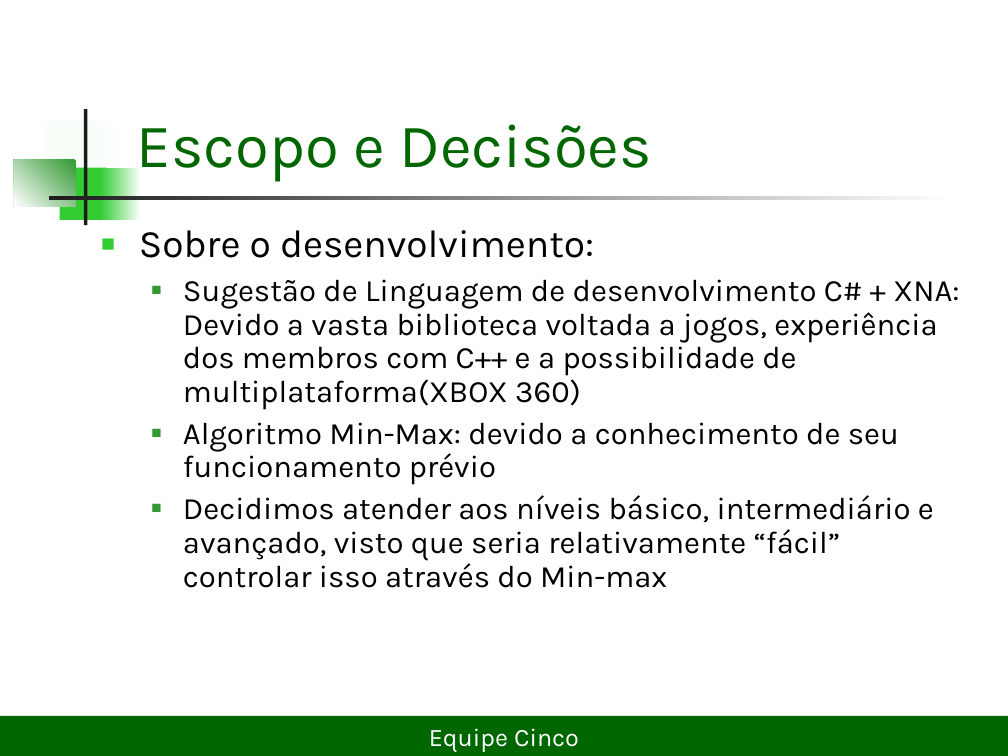
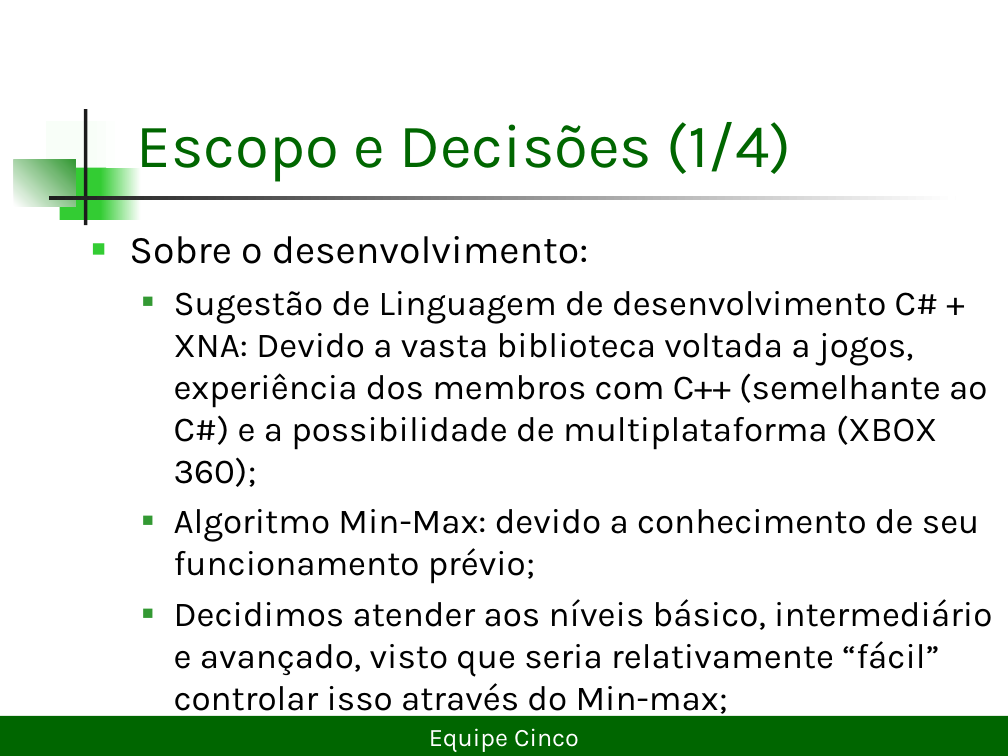
Before and after one commit to lDarthKill/xadrez-es2-compuff, a slide deck: slide 5 of Documentos/Projeto Xadrez.ppt (slide 4 before the commit). Drawn at 1008x756 pixels with LibreOffice and Linux fonts; fonts in the diff are those of the drawing. Boxes give left, top, right and bottom in pixels: in the first picture for what was removed or moved away, otherwise in the second. Text is boxed around its words. In the diff, an @@ line names an element or a change of style, - is before the commit and + after.

```diff
--- a/Documentos/Projeto Xadrez.ppt
+++ b/Documentos/Projeto Xadrez.ppt
@@ title at <box>137,122,792,182</box>: text changed @@
-Escopo e Decisões
+Escopo e Decisões (1/4)
@@ text "Sobre o desenvolvimento:": place and size @@
-text "Sobre o desenvolvimento:" at <box>139,230,959,588</box>
+text "Sobre o desenvolvimento:" at <box>129,236,992,719</box>
@@ text at <box>129,236,588,264</box>: size 27.8 to 28 pt in "Sobre o desenvolvimento:"; line spacing 0.9 to 1 @@
@@ text at <box>174,291,992,719</box>: text changed; size 22.2 to 25 pt @@
-  ■ Sugestão de Linguagem de desenvolvimento C# + XNA: Devido a vasta biblioteca voltada a jogos, experiência dos membros com C++ e a possibilidade de multiplataforma(XBOX 360)
-  ■ Algoritmo Min-Max: devido a conhecimento de seu funcionamento prévio
-  ■ Decidimos atender aos níveis básico, intermediário e avançado, visto que seria relativamente “fácil” controlar isso através do Min-max
+  ■ Sugestão de Linguagem de desenvolvimento C# + XNA: Devido a vasta biblioteca voltada a jogos, experiência dos membros com C++ (semelhante ao C#) e a possibilidade de multiplataforma (XBOX 360);
+  ■ Algoritmo Min-Max: devido a conhecimento de seu funcionamento prévio;
+  ■ Decidimos atender aos níveis básico, intermediário e avançado, visto que seria relativamente “fácil” controlar isso através do Min-max;
```
Also in this commit, not shown: 5 other slides changed, 11 slides added, 1 slide removed, 6 other files.
